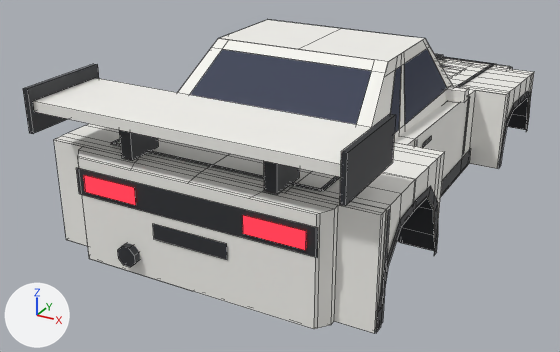
Two versions of the FBX model assets/meshes/blitz/Blitz.fbx, one commit apart.
Before and after are seen from a camera (50 mm lens) standing at (7.35, -16.07, 6.31) and looking at (-0.95, -0.97, -1.25). The lights are fixed; the arrows at lower left show +X, +Y and +Z. The picture after the commit comes second. Mesh edges are drawn as thin lines.

The first picture shows 'BumperRear', 'Cowl', 'DeckWing', 'DeckWingBlade', 'Door_FR', 'Fender_FR', 'Pillars', 'RearWindow', 'Roof', 'TailGarnish', 'Trunk', 'Window_FR' and 17 more.
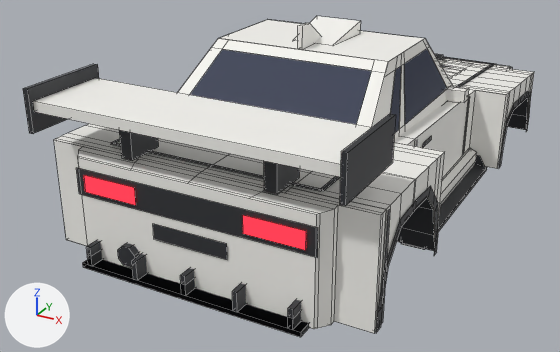
What differs and where, as boxes [x1, y1, x2, y2] in the pictures (560 x 352 px):
'Opt_Diffuser_Race_AccDiffuserRace', added: after [83, 240, 309, 337]
'Opt_Skirts_Blade_AccSideBlade_R', added: after [401, 155, 487, 250]
'Opt_Roof_Scoop_AccRoofScoop', added: after [294, 16, 360, 46]
'Opt_Diffuser_Road_AccDiffuser', added: after [84, 250, 308, 335]
'Opt_Skirts_Side_AccSkirt_R', added: after [402, 148, 477, 245]
'Opt_Roof_Fin_AccSharkFin', added: after [298, 23, 321, 49]

Diff of the bpy script that builds the scene:
```diff
--- a/assets/meshes/blitz/Blitz.fbx.py
+++ b/assets/meshes/blitz/Blitz.fbx.py
@@ me_opt_roof_fin_accsharkfin @@
+me_opt_roof_fin_accsharkfin.from_pydata([(0.05, -1.5, 2.68), (0.05, -1.85, 2.68), (0.05, -1.85, 2.19), (0.05, -0.8, 2.19), (-0.05, -0.8, 2.19), (-0.05, -1.85, 2.19), (-0.05, -1.85, 2.68), (-0.05, -1.5, 2.68)], [], [(0, 1, 2, 3), (4, 5, 6, 7), (6, 1, 0, 7), (7, 0, 3, 4), (5, 2, 1, 6)])
+me_opt_roof_fin_accsharkfin.materials.append(mat_body)  # white #f7f6f1
@@ me_opt_roof_scoop_accroofscoop @@
+me_opt_roof_scoop_accroofscoop.from_pydata([(-0.48, -1.25, 2.2), (0.48, -1.25, 2.2), (0.55, 0.05, 2.48), (-0.55, 0.05, 2.48), (0.55, 0.05, 2.18), (0.48, -1.25, 2.18), (-0.48, -1.25, 2.18), (-0.55, 0.05, 2.18)], [], [(0, 1, 2, 3), (4, 2, 1, 5), (6, 0, 3, 7)])
+me_opt_roof_scoop_accroofscoop.materials.append(mat_body)  # white #f7f6f1
@@ me_opt_skirts_side_accskirt_r @@
+me_opt_skirts_side_accskirt_r.from_pydata([(2.7, 2.38, -1.46), (2.86, 2.38, -1.46), (2.86, -2.38, -1.46), (2.7, -2.38, -1.46), (2.9, 2.38, -1.3), (2.9, -2.38, -1.3), (2.9, 2.38, -1.06), (2.9, -2.38, -1.06), (2.7, 2.38, -0.98), (2.7, -2.38, -0.98)], [], [(0, 1, 2, 3), (1, 4, 5, 2), (4, 6, 7, 5), (6, 8, 9, 7), (8, 6, 4, 1, 0), (3, 2, 5, 7, 9)])
+me_opt_skirts_side_accskirt_r.materials.append(mat_body)  # white #f7f6f1
@@ ob_opt_diffuser_race_accdiffuserrace @@
+ob_opt_diffuser_race_accdiffuserrace = bpy.data.objects.new('Opt_Diffuser_Race_AccDiffuserRace', me_opt_diffuser_race_accdiffuserrace)  # a box spanning x -2.4..2.4, y -6.34..-5.44, z -1.44..-1.34; a box spanning x -2.25..-2.15, y -6.34..-5.44, z -1.34..-0.94; a box spanning x -1.15..-1.05, y -6.34..-5.44, z -1.34..-0.94; a box spanning x -0.05..0.05, y -6.34..-5.44, z -1.34..-0.94; a box spanning x 1.05..1.15, y -6.34..-5.44, z -1.34..-0.94; a box spanning x 2.15..2.25, y -6.34..-5.44, z -1.34..-0.94; in mat_trim (dark grey #2f3035)
+ob_opt_diffuser_race_accdiffuserrace.location = (0.0, 0.0, 0.0)
@@ ob_opt_roof_fin_accsharkfin @@
+ob_opt_roof_fin_accsharkfin = bpy.data.objects.new('Opt_Roof_Fin_AccSharkFin', me_opt_roof_fin_accsharkfin)
+ob_opt_roof_fin_accsharkfin.location = (0.0, 0.0, 0.0)
@@ ob_opt_skirts_blade_accsideblade_r @@
+ob_opt_skirts_blade_accsideblade_r = bpy.data.objects.new('Opt_Skirts_Blade_AccSideBlade_R', me_opt_skirts_blade_accsideblade_r)  # 16 vertices, 8 faces; spans x 2.7..3.2, y -2.38..2.38, z -1.48..-1.12; in mat_trim (dark grey #2f3035)
+ob_opt_skirts_blade_accsideblade_r.location = (0.0, 0.0, 0.0)
@@ ob_opt_roof_scoop_accroofscoop @@
+ob_opt_roof_scoop_accroofscoop = bpy.data.objects.new('Opt_Roof_Scoop_AccRoofScoop', me_opt_roof_scoop_accroofscoop)
+ob_opt_roof_scoop_accroofscoop.location = (0.0, 0.0, 0.0)
@@ ob_opt_skirts_side_accskirt_r @@
+ob_opt_skirts_side_accskirt_r = bpy.data.objects.new('Opt_Skirts_Side_AccSkirt_R', me_opt_skirts_side_accskirt_r)
+ob_opt_skirts_side_accskirt_r.location = (0.0, 0.0, 0.0)
@@ ob_opt_diffuser_road_accdiffuser @@
+ob_opt_diffuser_road_accdiffuser = bpy.data.objects.new('Opt_Diffuser_Road_AccDiffuser', me_opt_diffuser_road_accdiffuser)  # a box spanning x -2.4..2.4, y -6.34..-5.79, z -1.44..-1.34; a box spanning x -2.25..-2.15, y -6.34..-5.79, z -1.34..-1.12; a box spanning x -0.05..0.05, y -6.34..-5.79, z -1.34..-1.12; a box spanning x 2.15..2.25, y -6.34..-5.79, z -1.34..-1.12; in mat_trim (dark grey #2f3035)
+ob_opt_diffuser_road_accdiffuser.location = (0.0, 0.0, 0.0)
```
